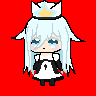
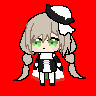
Before/after of a w=96, h=96 layered artwork. What changed in the layer stack:
painted on "headpiece" over [11, 0, 86, 83]
painted on "bangs" over [16, 0, 86, 83]
painted on "right_bangs" over [11, 0, 86, 83]
painted on "right_hair" over [11, 0, 86, 83]
painted on "left_bangs" over [11, 0, 80, 83]
painted on "top_head" over [11, 0, 86, 83]
painted on "neutral" over [11, 0, 86, 83]
removed layer "right_arm" (1st of 2) over [11, 0, 86, 83]
showed "right_arm", painted on it over [11, 0, 86, 83]
removed layer "torso" (1st of 2) over [11, 0, 86, 83]
showed "torso", painted on it over [11, 0, 86, 83]
removed layer "left_arm" (1st of 2) over [11, 0, 64, 83]
showed "left_arm", painted on it over [11, 0, 64, 83]
painted on "right_thigh" over [13, 64, 86, 83]
painted on "right_leg" over [13, 64, 86, 83]
painted on "left_thigh" over [13, 64, 86, 83]
painted on "left_leg" over [13, 64, 86, 83]
painted on "back_torso" over [11, 0, 86, 83]
painted on "left_hair" over [11, 0, 64, 83]
painted on "back_hair" over [11, 0, 86, 83]
